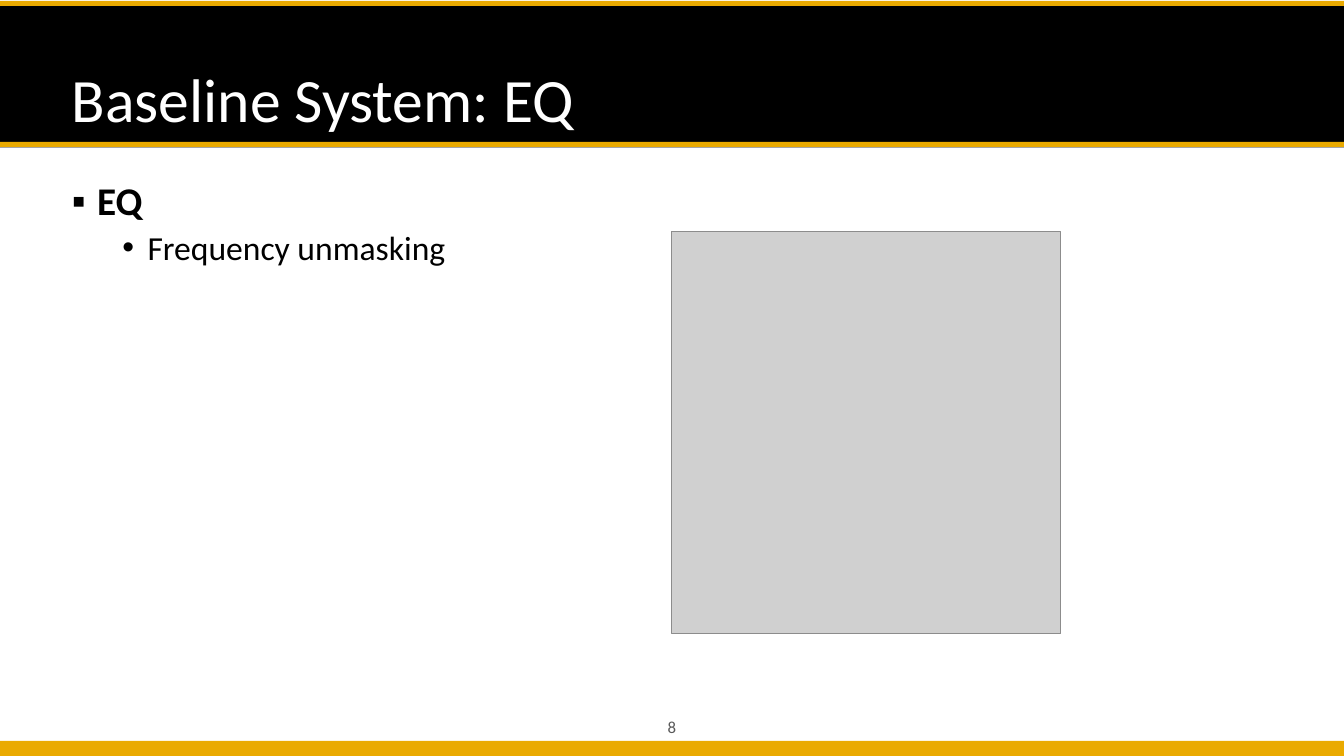
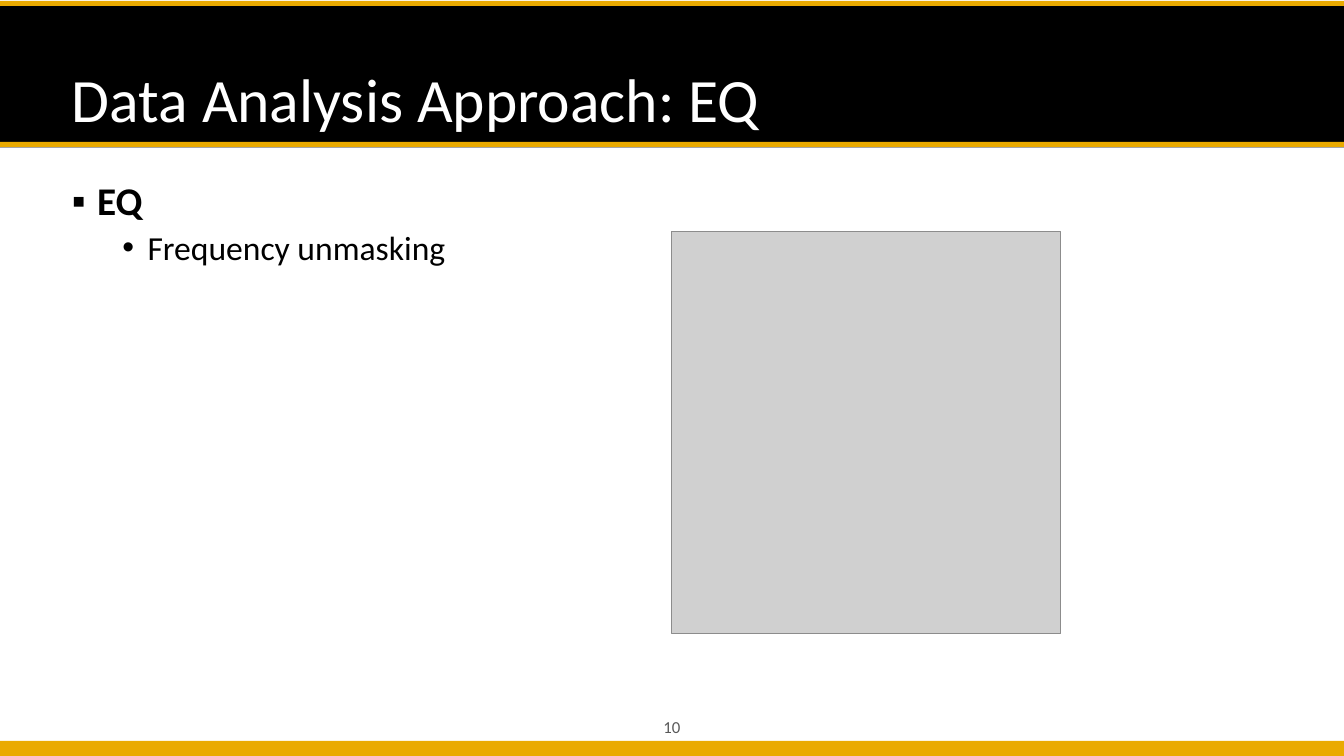
Before and after one commit to likelian/Lab_spring2022, a slide deck: slide 10 of doc/PPT_final/ Automatic Mixing.pptx (slide 8 before the commit). Drawn at 1344x756 pixels with LibreOffice and Linux fonts; fonts in the diff are those of the drawing; grey boxes stand for pictures; background and template pictures are left out. Boxes give left, top, right and bottom in pixels: in the first picture for what was removed or moved away, otherwise in the second. Text is boxed around its words. In the diff, an @@ line names an element or a change of style, - is before the commit and + after.

```diff
--- a/doc/PPT_final/ Automatic Mixing.pptx
+++ b/doc/PPT_final/ Automatic Mixing.pptx
@@ title at (72, 79, 760, 132): text changed @@
-Baseline System: EQ
+Data Analysis Approach: EQ
@@ page number at (663, 722, 680, 733): text changed @@
-8
+10
```
Also in this commit, not shown: 6 other slides changed, 2 slides added, 1 slide removed, 8 other files.
